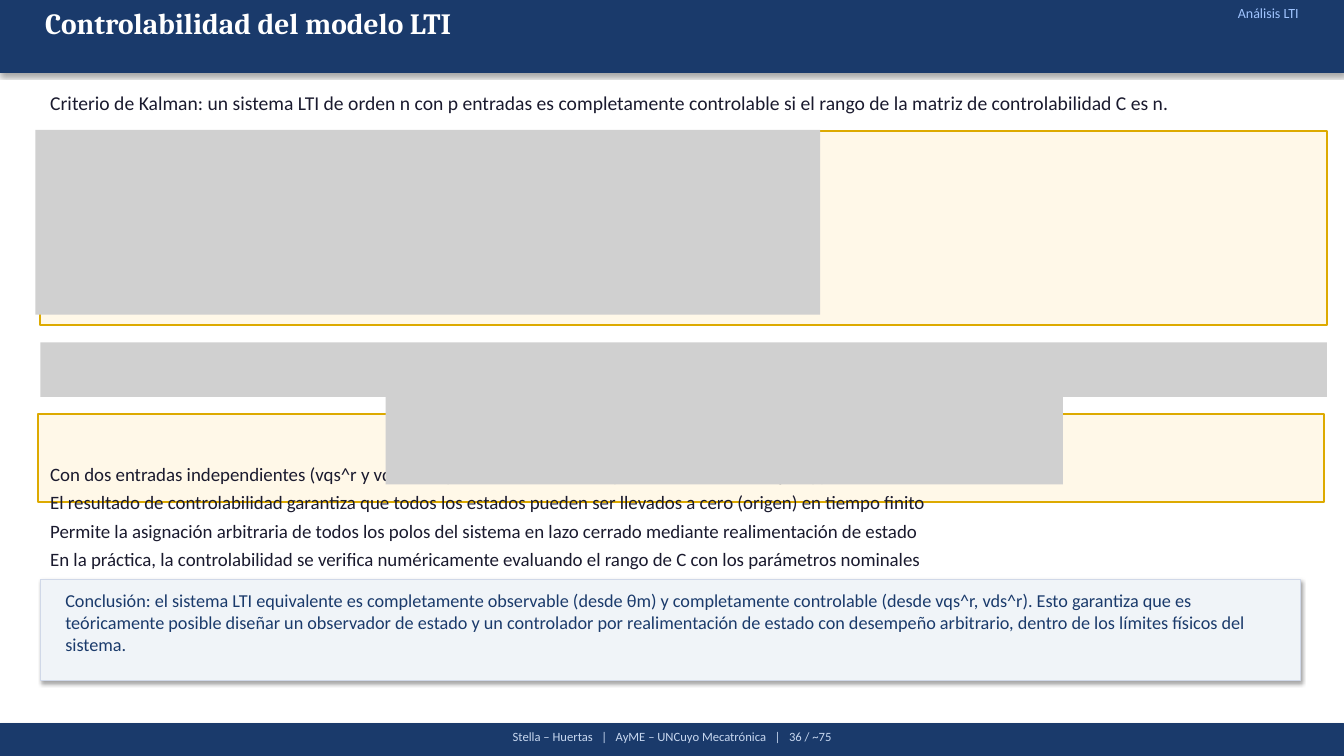
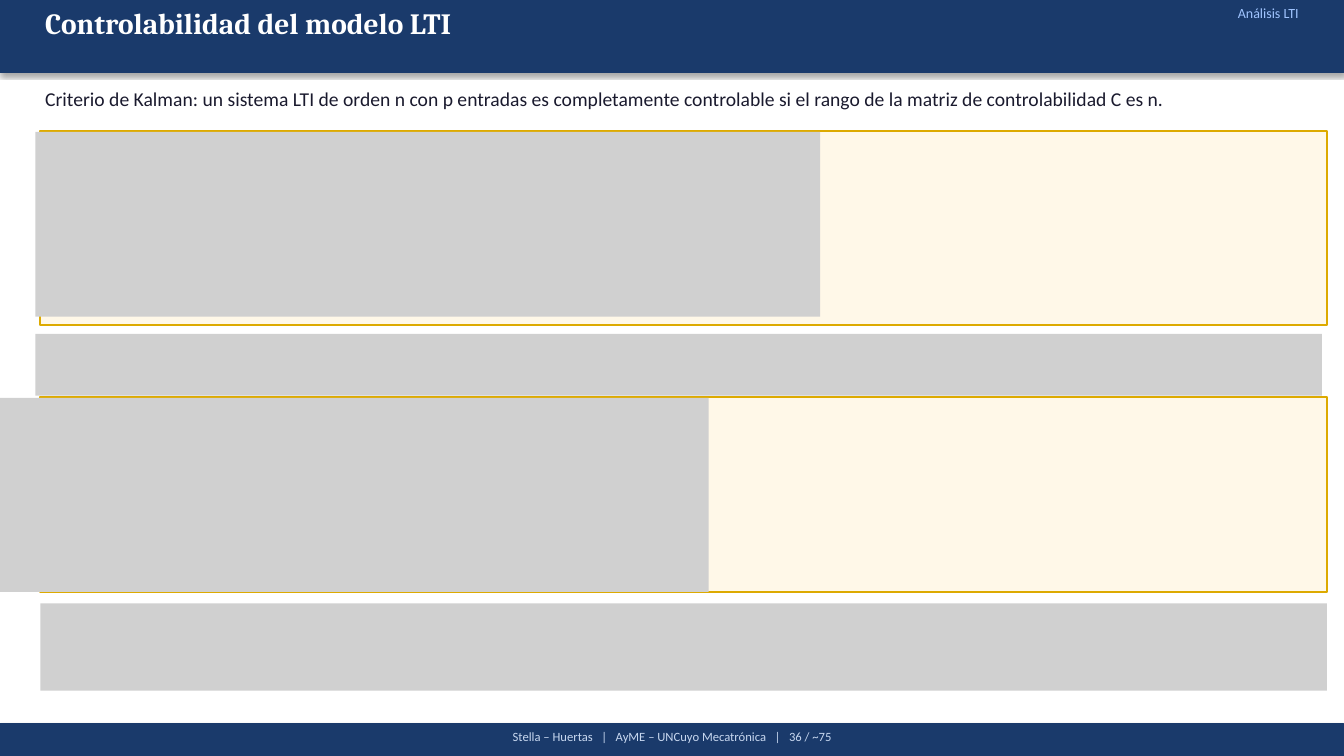
Before and after one commit to Juan-Stella/Automatica-y-maquinas-electricas-final, a slide deck: slide 38 of Presentación/AyME_Stella_Huertas_Presentacion1.pptx. Drawn at 1344x756 pixels with LibreOffice and Linux fonts; fonts in the diff are those of the drawing; grey boxes stand for pictures. Boxes give left, top, right and bottom in pixels: in the first picture for what was removed or moved away, otherwise in the second. Text is boxed around its words. In the diff, an @@ line names an element or a change of style, - is before the commit and + after.

```diff
--- a/Presentación/AyME_Stella_Huertas_Presentacion1.pptx
+++ b/Presentación/AyME_Stella_Huertas_Presentacion1.pptx
@@ text "Criterio de Kalman: un sistema ...": place and size @@
-text "Criterio de Kalman: un sistema ..." at [50,96,1168,114]
+text "Criterio de Kalman: un sistema ..." at [45,92,1163,110]
@@ picture: place and size @@
-picture at [40,343,1328,397]
+picture at [35,334,1323,395]
@@ picture removed at [386,380,1064,485] @@
@@ picture added at [0,398,709,592] @@
@@ rectangle: place and size @@
-rectangle at [37,413,1325,502]
+rectangle at [40,396,1328,592]
@@ text removed at [50,466,924,570] @@
-Con dos entradas independientes (vqs^r y vds^r) es posible controlar independientemente los ejes q y d
-El resultado de controlabilidad garantiza que todos los estados pueden ser llevados a cero (origen) en tiempo finito
-Permite la asignación arbitraria de todos los polos del sistema en lazo cerrado mediante realimentación de estado
-En la práctica, la controlabilidad se verifica numéricamente evaluando el rango de C con los parámetros nominales
@@ rectangle removed at [40,580,1301,681] @@
@@ text removed at [65,594,1245,651] @@
-Conclusión: el sistema LTI equivalente es completamente observable (desde θm) y completamente controlable (desde vqs^r, vds^r). Esto garantiza que es teóricamente posible diseñar un observador de estado y un controlador por realimentación de estado con desempeño arbitrario, dentro de los límites físicos del sistema.
@@ picture added at [40,604,1328,691] @@
```
Also in this commit, not shown: 5 other slides changed, 1 slide added, 1 other file.
